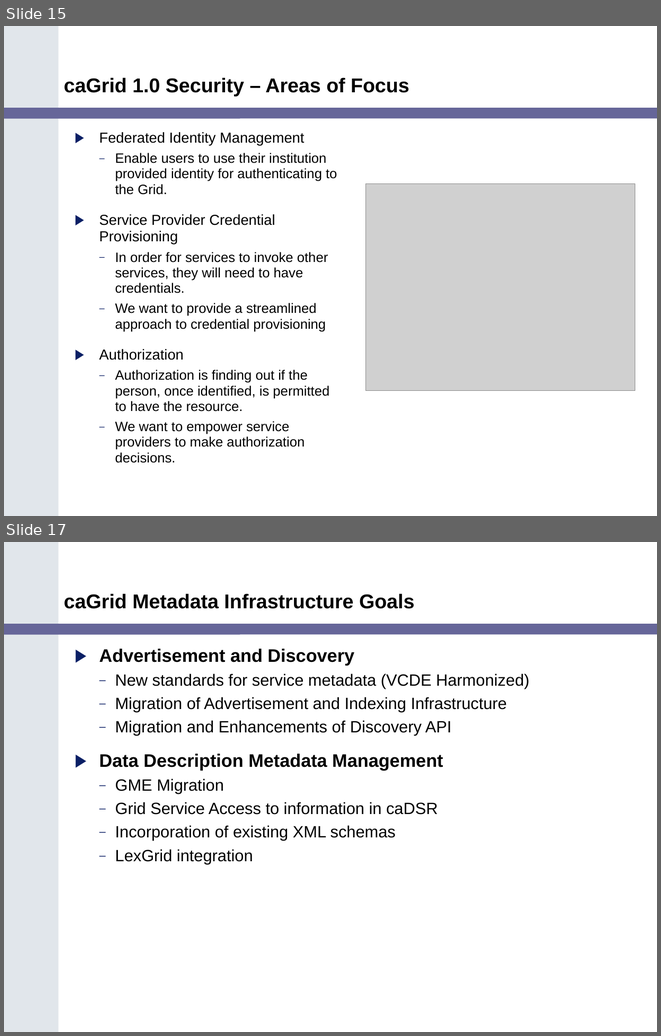
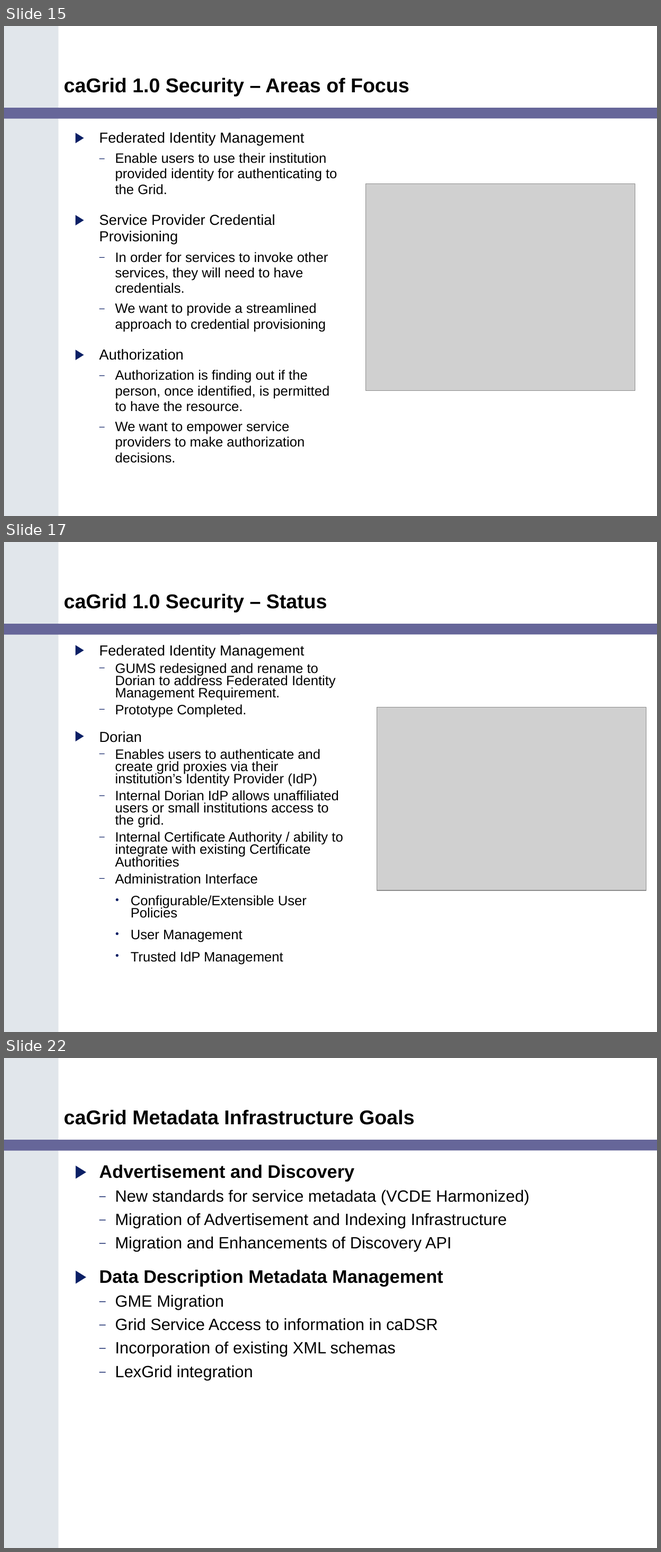
Before and after one commit to NCIP/cagrid-portal, a slide deck: cagrid-1-0/Documentation/presentations/200602_VCDE_ARCH/caGrid_Update_Arch_VCDE_Feb1.ppt. Shown one above the other, each under a label of ours: slides 15 and 17 before the commit, slides 15, 17 and 22 after it; the slides between them are not shown. The pictures are 661x1036 and 661x1552 pixels, drawn with LibreOffice and Linux fonts; fonts in the diff are those of the drawing; grey boxes stand for pictures; background and template pictures are left out. Boxes give left, top, right and bottom in pixels: in the first picture for what was removed or moved away, otherwise in the second. Text is boxed around its words. In the diff, an @@ line names an element or a change of style, - is before the commit and + after.

```diff
--- a/cagrid-1-0/Documentation/presentations/200602_VCDE_ARCH/caGrid_Update_Arch_VCDE_Feb1.ppt
+++ b/cagrid-1-0/Documentation/presentations/200602_VCDE_ARCH/caGrid_Update_Arch_VCDE_Feb1.ppt
@@ slide 17 added at [4,542,657,1032], background #FFFFFF; not listed: 2 template elements that a slide beside it also shows @@
@@ title added at [64,593,327,612], 22 pt, text #000000, bold @@
+caGrid 1.0 Security – Status
@@ text added at [99,645,343,964], 15 pt, text #000000 @@
+▶ Federated Identity Management
+  – GUMS redesigned and rename to Dorian to address Federated Identity Management Requirement.
+  – Prototype Completed.
+▶ Dorian
+  – Enables users to authenticate and create grid proxies via their institution’s Identity Provider (IdP)
+  – Internal Dorian IdP allows unaffiliated users or small institutions access to the grid.
+  – Internal Certificate Authority / ability to integrate with existing Certificate Authorities
+  – Administration Interface
+    • Configurable/Extensible User Policies
+    • User Management
+    • Trusted IdP Management
@@ picture added at [377,707,646,891] @@
@@ what was slide 17 is now slide 22 @@
```
Also in this commit, not shown: 1 slide changed, 4 other slides added.
